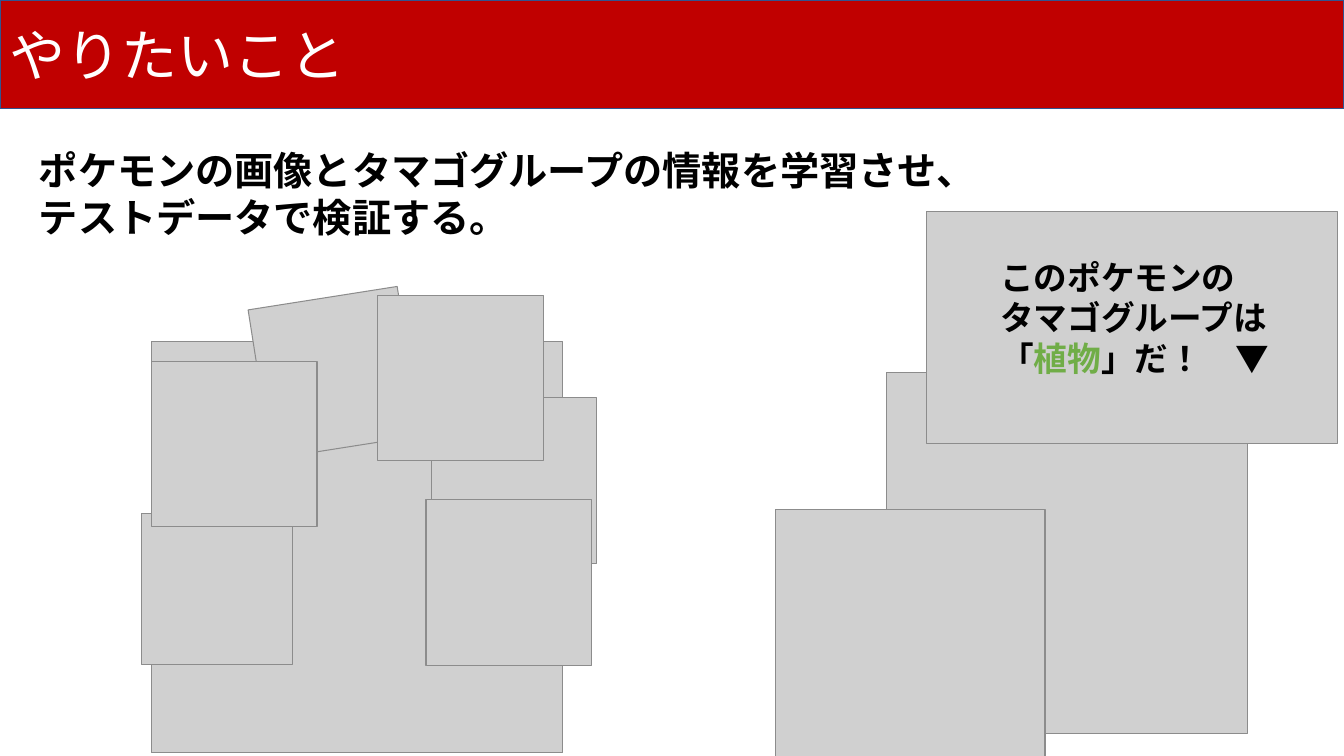
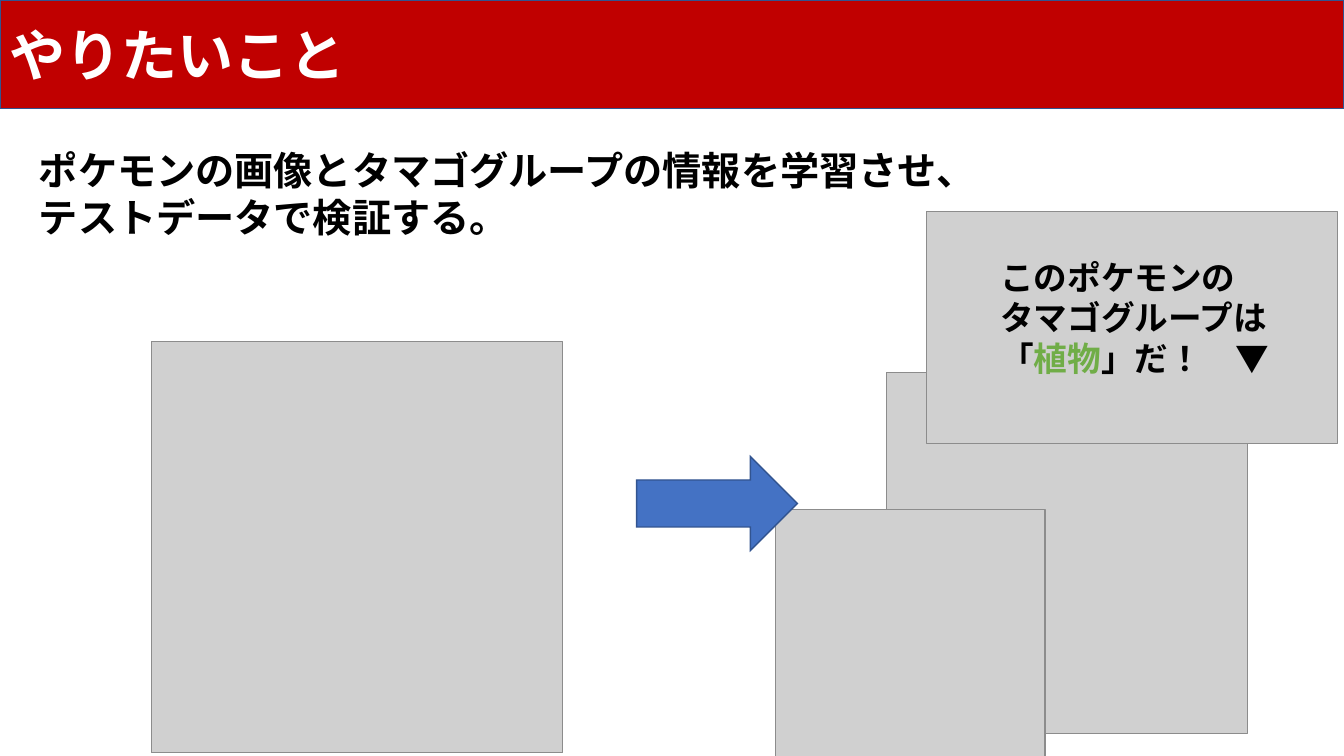
Before and after one commit to Last-Vega/Klis_Workshop_MachineLearning, a slide deck: slide 5 of myproject/ClassifyPokemonByEggType.pptx. Drawn at 1344x756 pixels with LibreOffice and Linux fonts; fonts in the diff are those of the drawing; grey boxes stand for pictures. Boxes give left, top, right and bottom in pixels: in the first picture for what was removed or moved away, otherwise in the second. Text is boxed around its words. In the diff, an @@ line names an element or a change of style, - is before the commit and + after.

```diff
--- a/myproject/ClassifyPokemonByEggType.pptx
+++ b/myproject/ClassifyPokemonByEggType.pptx
@@ rectangle "やりたいこと" at (0,0,1344,109): bold on @@
@@ picture removed at (248,287,421,459) @@
@@ picture removed at (378,295,544,462) @@
@@ picture removed at (151,361,318,527) @@
@@ picture removed at (432,398,598,565) @@
@@ right arrow added at (637,457,799,551), fill #4472C4, outline #325491 1 pt @@
@@ picture removed at (426,500,593,666) @@
@@ picture removed at (141,514,292,665) @@
```
Also in this commit, not shown: 4 other slides changed, 1 other file.
